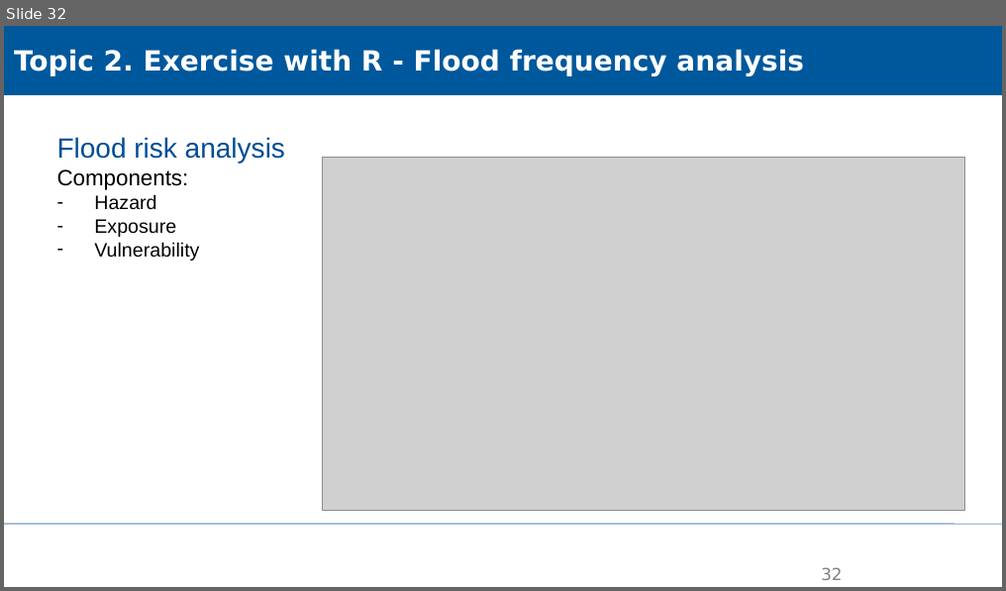
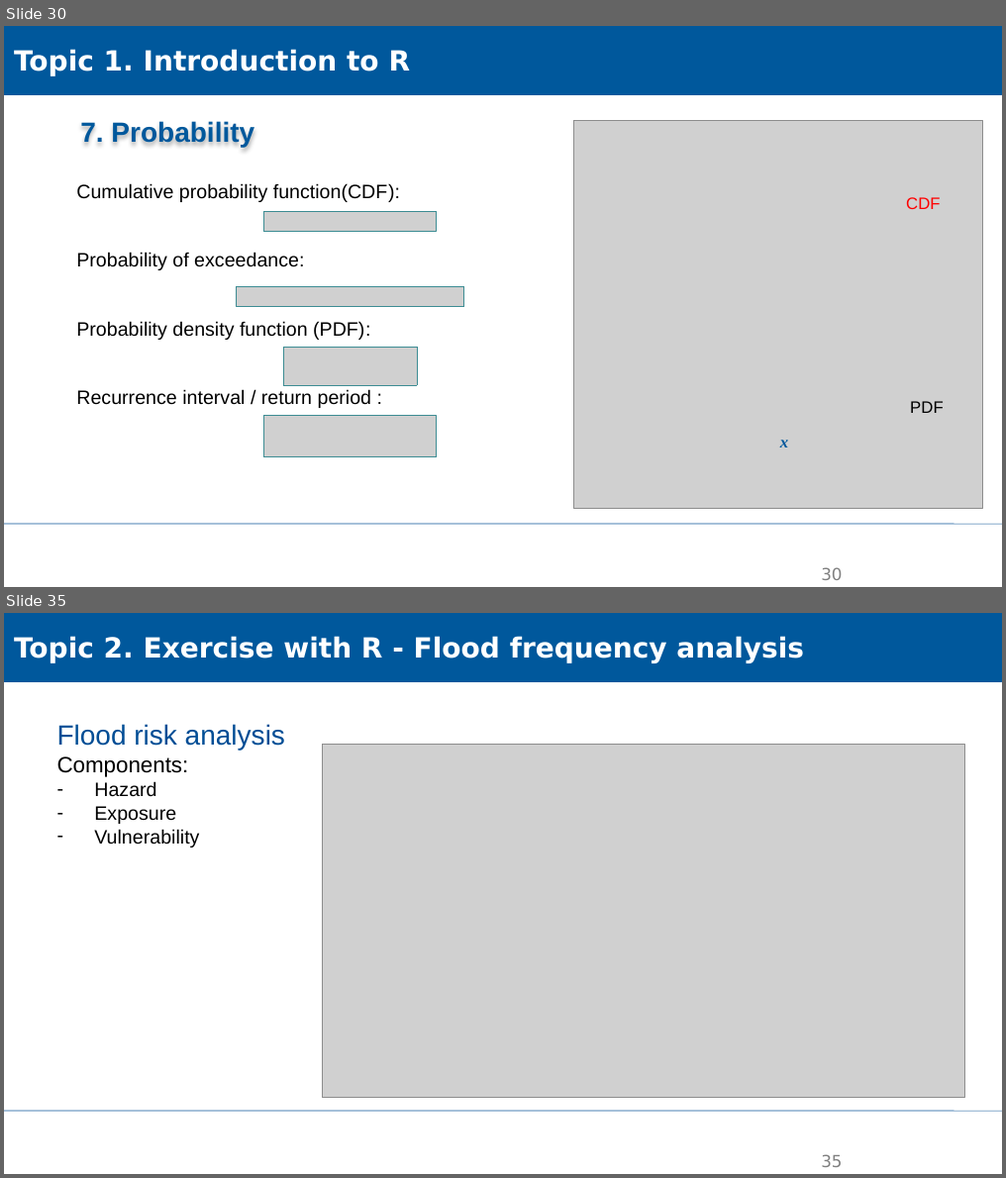
Before and after one commit to XiaoxiangGuanGFZ/FloodRiskSeminar, a slide deck: slides/FRS_exercise_R.pptx. Shown one above the other, each under a label of ours: slide 32 before the commit, slides 30 and 35 after it; the slides between them are not shown. The pictures are 1006x591 and 1006x1178 pixels, drawn with LibreOffice and Linux fonts; fonts in the diff are those of the drawing; grey boxes stand for pictures; background and template pictures are left out. Boxes give left, top, right and bottom in pixels: in the first picture for what was removed or moved away, otherwise in the second. Text is boxed around its words. In the diff, an @@ line names an element or a change of style, - is before the commit and + after.

```diff
--- a/slides/FRS_exercise_R.pptx
+++ b/slides/FRS_exercise_R.pptx
@@ slide 30 added at <box>4,26,1002,587</box>, background #FFFFFF; not listed: 1 template element that a slide beside it also shows @@
@@ rectangle added at <box>4,26,1002,95</box>, fill #00589C, outline #00589C 0.75 pt, 20 pt, text #FFFFFF, bold @@
+Topic 1. Introduction to R
@@ text added at <box>80,121,254,147</box>, 20 pt, text #00589C, bold @@
+7. Probability
@@ picture added at <box>574,120,982,508</box> @@
@@ text added at <box>76,183,400,408</box>, 14 pt, text #000000 @@
+Cumulative probability function(CDF):
+Probability of exceedance:
+Probability density function (PDF):
+Recurrence interval / return period :
@@ text added at <box>906,197,940,209</box>, 12 pt, text #FF0000 @@
+CDF
@@ picture added at <box>264,211,436,232</box> @@
@@ picture added at <box>236,286,463,306</box> @@
@@ picture added at <box>283,348,417,385</box> @@
@@ text added at <box>910,401,944,413</box>, 12 pt, text #000000 @@
+PDF
@@ picture added at <box>264,415,436,457</box> @@
@@ text added at <box>780,440,788,448</box>, 12 pt, text #00589C, bold, italic @@
+x
@@ page number added at <box>821,568,842,580</box>, 12 pt, text #808080 @@
+30
@@ what was slide 32 is now slide 35 @@
@@ page number at <box>821,1155,842,1167</box>: text changed @@
-32
+35
```
Also in this commit, not shown: 4 slides changed, 3 other slides added, 1 slide removed, 4 other files.
